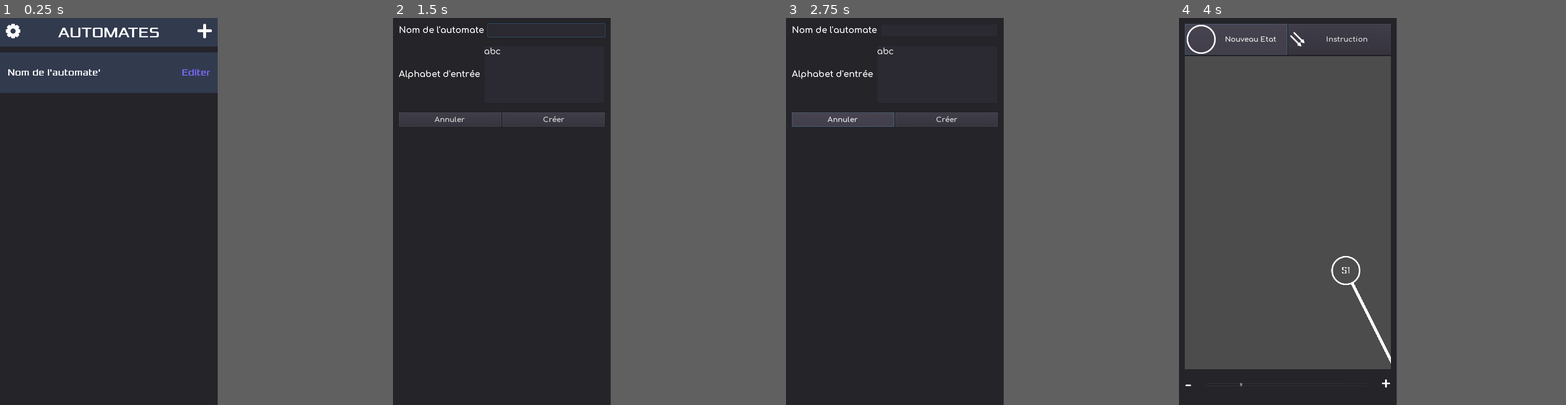
Above: before the commit, frames 1-4 (left to right).
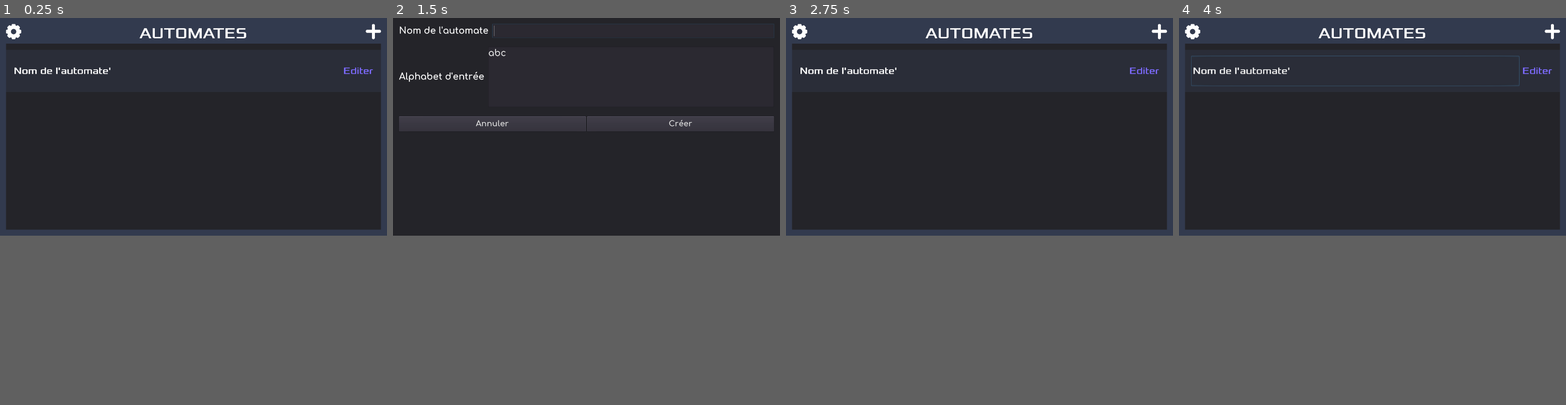
Above: after the commit, the same moments.

Repository: RedaMorsli/Automates
Game: Godot game, scene res://src/activities/MainMenu.tscn
The game is run twice, just before and just after one commit, with the same random seed, the same clock (stepped at 60 frames per second) and the same inputs.
Inputs (mouse positions are in pixels of both pictures, inside the frame that each line leads up to; where the layout moved, square brackets give the same spot in the first picture):
- Up to frame 1 (0.25 s): no input
- Up to frame 2 (1.5 s): click (400, 45) [404, 33] at 0.5 s; click (601, 45) [598, 33] at 1.25 s
- Up to frame 3 (2.75 s): click "Annuler" at 2 s
- Up to frame 4 (4 s): click (1341, 118) at 2.75 s, where only the run before the commit has a clickable "Créer"; click (1237, 41) at 3.5 s, where only the run before the commit has a clickable "Nouveau Etat"
In our replay, the window is 450x800 before the commit and 800x450 after it. These sizes can differ from the game's own. Grey fills any space a smaller window leaves; there, only what the larger window draws over its background counts as a difference.

The runs differ from the first frame. In frame 1, 7.2% of the frame differs, in the area x 0-100%, y 0-57%; in frame 2, 2.5%; in frame 3, 12%; in frame 4, 39%, in the area x 0-100%, y 0-100%.

Commit message:
Change resolution (1280x720)

Diff:
--- a/project.godot
+++ b/project.godot
@@ -25,12 +25,11 @@
 
 [display]
 
-window/size/width=750
-window/size/height=1334
-window/size/test_width=375
-window/size/test_height=667
-window/handheld/orientation="portrait"
-window/stretch/mode="2d"
+window/size/width=1280
+window/size/height=720
+window/size/test_width=1280
+window/size/test_height=720
+window/stretch/mode="viewport"
 window/stretch/aspect="expand"
 
 [input]
--- a/src/activities/EditAutomate.tscn
+++ b/src/activities/EditAutomate.tscn
@@ -43,19 +43,19 @@
 [node name="VBoxContainer" type="VBoxContainer" parent="Editer/MarginContainer"]
 margin_left = 20.0
 margin_top = 20.0
-margin_right = 730.0
-margin_bottom = 1314.0
+margin_right = 1260.0
+margin_bottom = 700.0
 __meta__ = {
 "_edit_use_anchors_": false
 }
 
 [node name="HBoxContainer" type="HBoxContainer" parent="Editer/MarginContainer/VBoxContainer"]
-margin_right = 710.0
+margin_right = 1240.0
 margin_bottom = 107.0
 alignment = 1
 
 [node name="AddEtat" type="Button" parent="Editer/MarginContainer/VBoxContainer/HBoxContainer"]
-margin_right = 353.0
+margin_right = 618.0
 margin_bottom = 107.0
 size_flags_horizontal = 3
 custom_fonts/font = ExtResource( 5 )
@@ -63,8 +63,8 @@
 icon = ExtResource( 4 )
 
 [node name="AddInstruction" type="Button" parent="Editer/MarginContainer/VBoxContainer/HBoxContainer"]
-margin_left = 357.0
-margin_right = 710.0
+margin_left = 622.0
+margin_right = 1240.0
 margin_bottom = 107.0
 size_flags_horizontal = 3
 custom_fonts/font = ExtResource( 5 )
@@ -73,8 +73,8 @@
 
 [node name="ViewportContainer" type="ViewportContainer" parent="Editer/MarginContainer/VBoxContainer"]
 margin_top = 111.0
-margin_right = 710.0
-margin_bottom = 1190.0
+margin_right = 1240.0
+margin_bottom = 576.0
 size_flags_horizontal = 3
 size_flags_vertical = 3
 stretch = true
@@ -83,14 +83,14 @@
 }
 
 [node name="Visual" parent="Editer/MarginContainer/VBoxContainer/ViewportContainer" instance=ExtResource( 2 )]
-size = Vector2( 710, 1079 )
+size = Vector2( 1240, 465 )
 handle_input_locally = false
 render_target_update_mode = 3
 
 [node name="HBoxContainer2" type="HBoxContainer" parent="Editer/MarginContainer/VBoxContainer"]
-margin_top = 1194.0
-margin_right = 710.0
-margin_bottom = 1294.0
+margin_top = 580.0
+margin_right = 1240.0
+margin_bottom = 680.0
 rect_min_size = Vector2( 0, 100 )
 custom_constants/separation = 50
 __meta__ = {
@@ -101,12 +101,12 @@
 margin_top = 16.0
 margin_right = 23.0
 margin_bottom = 84.0
-custom_fonts/font = SubResource( 5 )
+custom_fonts/font = SubResource( 1 )
 text = "-"
 
 [node name="HSlider" type="HSlider" parent="Editer/MarginContainer/VBoxContainer/HBoxContainer2"]
 margin_left = 73.0
-margin_right = 627.0
+margin_right = 1157.0
 margin_bottom = 100.0
 size_flags_horizontal = 3
 size_flags_vertical = 1
@@ -116,10 +116,10 @@
 value = 1.0
 
 [node name="Plus" type="Label" parent="Editer/MarginContainer/VBoxContainer/HBoxContainer2"]
-margin_left = 677.0
+margin_left = 1207.0
 margin_top = 16.0
-margin_right = 710.0
+margin_right = 1240.0
 margin_bottom = 84.0
-custom_fonts/font = SubResource( 6 )
+custom_fonts/font = SubResource( 2 )
 text = "+"
 [connection signal="value_changed" from="Editer/MarginContainer/VBoxContainer/HBoxContainer2/HSlider" to="Editer/MarginContainer/VBoxContainer/ViewportContainer/Visual" method="_on_zoom_value_changed"]
--- a/src/activities/MainMenu.gd
+++ b/src/activities/MainMenu.gd
@@ -3,3 +3,4 @@
 
 func _on_Paramtres_create_pressed():
 	App.goto_scene("res://src/activities/EditAutomate.tscn")
+	pass
--- a/src/activities/MainMenu.tscn
+++ b/src/activities/MainMenu.tscn
@@ -1,7 +1,6 @@
-[gd_scene load_steps=6 format=2]
+[gd_scene load_steps=5 format=2]
 
 [ext_resource path="res://src/ui/TopBar.tscn" type="PackedScene" id=1]
-[ext_resource path="res://src/ui/AutomateList.tscn" type="PackedScene" id=2]
 [ext_resource path="res://src/activities/MainMenu.gd" type="Script" id=3]
 [ext_resource path="res://src/ui/NewAutoDialog.tscn" type="PackedScene" id=4]
 
@@ -18,31 +17,13 @@
 "_edit_use_anchors_": false
 }
 
-[node name="VBoxContainer" type="VBoxContainer" parent="."]
-anchor_right = 1.0
-anchor_bottom = 1.0
-__meta__ = {
-"_edit_use_anchors_": false
-}
-
-[node name="TopBar" parent="VBoxContainer" instance=ExtResource( 1 )]
+[node name="Menu" parent="." instance=ExtResource( 1 )]
 anchor_right = 0.0
 anchor_bottom = 0.0
-margin_right = 750.0
-margin_bottom = 95.0
+margin_right = 1280.0
+margin_bottom = 720.0
 size_flags_horizontal = 11
-size_flags_vertical = 3
 
-[node name="AutomatesList" parent="VBoxContainer" instance=ExtResource( 2 )]
-anchor_right = 0.0
-anchor_bottom = 0.0
-margin_top = 99.0
-margin_right = 750.0
-margin_bottom = 1334.0
-size_flags_horizontal = 3
-size_flags_vertical = 3
-size_flags_stretch_ratio = 13.0
-
-[node name="Paramètres" parent="." instance=ExtResource( 4 )]
-[connection signal="add_clicked" from="VBoxContainer/TopBar" to="Paramètres" method="_on_TopBar_add_clicked"]
-[connection signal="create_pressed" from="Paramètres" to="." method="_on_Paramtres_create_pressed"]
+[node name="NewDialog" parent="." instance=ExtResource( 4 )]
+[connection signal="add_clicked" from="Menu" to="NewDialog" method="_on_TopBar_add_clicked"]
+[connection signal="create_pressed" from="NewDialog" to="." method="_on_Paramtres_create_pressed"]
--- a/src/ui/AutomateItem.tscn
+++ b/src/ui/AutomateItem.tscn
@@ -12,7 +12,7 @@
 margin_bottom = 160.0
 rect_min_size = Vector2( 0, 140 )
 theme = SubResource( 1 )
-color = Color( 0.2, 0.231373, 0.309804, 1 )
+color = Color( 0.2, 0.231373, 0.309804, 0 )
 __meta__ = {
 "_edit_use_anchors_": false
 }
@@ -33,7 +33,7 @@
 [node name="VContainer" type="HBoxContainer" parent="MarginContainer"]
 margin_left = 20.0
 margin_top = 20.0
-margin_right = 730.0
+margin_right = 1260.0
 margin_bottom = 120.0
 rect_min_size = Vector2( 0, 100 )
 alignment = 1
@@ -43,7 +43,7 @@
 }
 
 [node name="Nom" type="Button" parent="MarginContainer/VContainer"]
-margin_right = 596.0
+margin_right = 1126.0
 margin_bottom = 100.0
 hint_tooltip = "Lancer l'automate"
 size_flags_horizontal = 3
@@ -56,8 +56,8 @@
 align = 0
 
 [node name="Editer" type="Button" parent="MarginContainer/VContainer"]
-margin_left = 600.0
-margin_right = 710.0
+margin_left = 1130.0
+margin_right = 1240.0
 margin_bottom = 100.0
 hint_tooltip = "Editer l'automate"
 custom_fonts/font = ExtResource( 1 )
--- a/src/ui/AutomateList.gd
+++ b/src/ui/AutomateList.gd
@@ -1,9 +1,3 @@
 extends Control
 
 var automate_item = preload("res://src/ui/AutomateItem.tscn")
-
-
-
-func _on_TopBar_add_clicked():
-	var item = automate_item.instance()
-	$Panel/AutomateList/List.add_child(item)
--- a/src/ui/AutomateList.tscn
+++ b/src/ui/AutomateList.tscn
@@ -33,12 +33,13 @@
 }
 
 [node name="List" type="VBoxContainer" parent="Panel/AutomateList"]
-margin_right = 750.0
+margin_right = 1280.0
 margin_bottom = 140.0
 size_flags_horizontal = 3
 
 [node name="Item" parent="Panel/AutomateList/List" instance=ExtResource( 1 )]
 anchor_right = 0.0
 margin_top = 0.0
-margin_right = 750.0
+margin_right = 1280.0
 margin_bottom = 140.0
+color = Color( 0.2, 0.231373, 0.309804, 0.392157 )
--- a/src/ui/NewAutoDialog.gd
+++ b/src/ui/NewAutoDialog.gd
@@ -7,11 +7,14 @@
 
 func _on_TopBar_add_clicked():
 	popup_centered()
+	pass
 
 
 func _on_Confirm_pressed():
 	emit_signal("create_pressed")
+	pass
 
 
 func _on_Cancel_pressed():
 	hide()
+	pass
--- a/src/ui/NewAutoDialog.tscn
+++ b/src/ui/NewAutoDialog.tscn
@@ -30,9 +30,10 @@
 }
 
 [node name="MarginContainer" type="MarginContainer" parent="Panel"]
-margin_right = 750.0
-margin_bottom = 160.0
+anchor_right = 1.0
+anchor_bottom = 1.0
 size_flags_horizontal = 3
+size_flags_vertical = 3
 custom_constants/margin_right = 20
 custom_constants/margin_top = 20
 custom_constants/margin_left = 20
@@ -44,8 +45,8 @@
 [node name="VBoxContainer" type="VBoxContainer" parent="Panel/MarginContainer"]
 margin_left = 20.0
 margin_top = 20.0
-margin_right = 730.0
-margin_bottom = 375.0
+margin_right = 1260.0
+margin_bottom = 700.0
 size_flags_horizontal = 3
 custom_constants/separation = 30
 __meta__ = {
@@ -53,7 +54,7 @@
 }
 
 [node name="Nom" type="HBoxContainer" parent="Panel/MarginContainer/VBoxContainer"]
-margin_right = 710.0
+margin_right = 1240.0
 margin_bottom = 45.0
 size_flags_horizontal = 3
 
@@ -66,7 +67,7 @@
 
 [node name="LineEdit" type="LineEdit" parent="Panel/MarginContainer/VBoxContainer/Nom"]
 margin_left = 309.0
-margin_right = 710.0
+margin_right = 1240.0
 margin_bottom = 45.0
 size_flags_horizontal = 3
 custom_fonts/font = SubResource( 2 )
@@ -74,10 +75,9 @@
 
 [node name="Alphabet" type="HBoxContainer" parent="Panel/MarginContainer/VBoxContainer"]
 margin_top = 75.0
-margin_right = 710.0
+margin_right = 1240.0
 margin_bottom = 275.0
 size_flags_horizontal = 3
-size_flags_vertical = 3
 
 [node name="Label" type="Label" parent="Panel/MarginContainer/VBoxContainer/Alphabet"]
 margin_top = 82.0
@@ -88,27 +88,25 @@
 
 [node name="LineEdit" type="TextEdit" parent="Panel/MarginContainer/VBoxContainer/Alphabet"]
 margin_left = 295.0
-margin_right = 710.0
+margin_right = 1240.0
 margin_bottom = 200.0
 rect_min_size = Vector2( 0, 200 )
 hint_tooltip = "(ex: abc, 01, ab01...)"
 size_flags_horizontal = 3
-size_flags_vertical = 3
 custom_fonts/font = SubResource( 2 )
 text = "abc"
 caret_blink = true
 
 [node name="Buttons" type="HBoxContainer" parent="Panel/MarginContainer/VBoxContainer"]
 margin_top = 305.0
-margin_right = 710.0
+margin_right = 1240.0
 margin_bottom = 355.0
 rect_min_size = Vector2( 0, 50 )
 size_flags_horizontal = 3
-size_flags_vertical = 3
 alignment = 2
 
 [node name="Cancel" type="Button" parent="Panel/MarginContainer/VBoxContainer/Buttons"]
-margin_right = 353.0
+margin_right = 618.0
 margin_bottom = 50.0
 size_flags_horizontal = 3
 size_flags_vertical = 3
@@ -116,11 +114,12 @@
 text = "Annuler"
 
 [node name="Confirm" type="Button" parent="Panel/MarginContainer/VBoxContainer/Buttons"]
-margin_left = 357.0
-margin_right = 710.0
+margin_left = 622.0
+margin_right = 1240.0
 margin_bottom = 50.0
 size_flags_horizontal = 3
 size_flags_vertical = 3
 custom_fonts/font = ExtResource( 3 )
 text = "Créer"
+[connection signal="pressed" from="Panel/MarginContainer/VBoxContainer/Buttons/Cancel" to="." method="_on_Cancel_pressed"]
 [connection signal="pressed" from="Panel/MarginContainer/VBoxContainer/Buttons/Confirm" to="." method="_on_Confirm_pressed"]
--- a/src/ui/TopBar.tscn
+++ b/src/ui/TopBar.tscn
@@ -6,6 +6,7 @@
 [ext_resource path="res://assets/icones/setting_pressed.png" type="Texture" id=4]
 [ext_resource path="res://assets/icones/add_pressed_1.png" type="Texture" id=5]
 [ext_resource path="res://src/ui/TopBar.gd" type="Script" id=6]
+[ext_resource path="res://src/ui/AutomateList.tscn" type="PackedScene" id=7]
 
 [sub_resource type="Theme" id=1]
 
@@ -13,22 +14,28 @@
 anchor_right = 1.0
 anchor_bottom = 1.0
 size_flags_horizontal = 3
+size_flags_vertical = 3
 script = ExtResource( 6 )
 __meta__ = {
 "_edit_use_anchors_": false
 }
 
 [node name="Panel" type="ColorRect" parent="."]
-margin_right = 750.0
-margin_bottom = 104.0
+anchor_right = 1.0
+anchor_bottom = 1.0
 size_flags_horizontal = 3
+size_flags_vertical = 3
 theme = SubResource( 1 )
 color = Color( 0.2, 0.231373, 0.309804, 1 )
+__meta__ = {
+"_edit_use_anchors_": false
+}
 
 [node name="MarginContainer" type="MarginContainer" parent="Panel"]
-margin_right = 750.0
-margin_bottom = 104.0
+anchor_right = 1.0
+anchor_bottom = 1.0
 size_flags_horizontal = 3
+size_flags_vertical = 3
 custom_constants/margin_right = 20
 custom_constants/margin_top = 20
 custom_constants/margin_left = 20
@@ -37,20 +44,27 @@
 "_edit_use_anchors_": false
 }
 
-[node name="CenterContainer" type="HBoxContainer" parent="Panel/MarginContainer"]
+[node name="VBoxContainer" type="VBoxContainer" parent="Panel/MarginContainer"]
 margin_left = 20.0
 margin_top = 20.0
-margin_right = 730.0
-margin_bottom = 84.0
+margin_right = 1260.0
+margin_bottom = 700.0
 size_flags_horizontal = 3
+size_flags_vertical = 3
+
+[node name="CenterContainer" type="HBoxContainer" parent="Panel/MarginContainer/VBoxContainer"]
+margin_right = 1240.0
+margin_bottom = 61.0
+size_flags_horizontal = 3
+size_flags_vertical = 0
 alignment = 1
 __meta__ = {
 "_edit_use_anchors_": false
 }
 
-[node name="Settings" type="TextureButton" parent="Panel/MarginContainer/CenterContainer"]
+[node name="Settings" type="TextureButton" parent="Panel/MarginContainer/VBoxContainer/CenterContainer"]
 margin_right = 50.0
-margin_bottom = 64.0
+margin_bottom = 61.0
 grow_horizontal = 0
 grow_vertical = 0
 hint_tooltip = "Paramètres"
@@ -59,10 +73,10 @@
 texture_pressed = ExtResource( 4 )
 stretch_mode = 5
 
-[node name="Logo" type="Label" parent="Panel/MarginContainer/CenterContainer"]
+[node name="Logo" type="Label" parent="Panel/MarginContainer/VBoxContainer/CenterContainer"]
 margin_left = 54.0
-margin_right = 656.0
-margin_bottom = 64.0
+margin_right = 1186.0
+margin_bottom = 61.0
 size_flags_horizontal = 3
 size_flags_vertical = 3
 custom_fonts/font = ExtResource( 1 )
@@ -70,14 +84,23 @@
 text = "AUTOMATES"
 align = 1
 
-[node name="AddAutomate" type="TextureButton" parent="Panel/MarginContainer/CenterContainer"]
-margin_left = 660.0
-margin_right = 710.0
-margin_bottom = 64.0
+[node name="AddAutomate" type="TextureButton" parent="Panel/MarginContainer/VBoxContainer/CenterContainer"]
+margin_left = 1190.0
+margin_right = 1240.0
+margin_bottom = 61.0
 hint_tooltip = "Nouveau automate"
 size_flags_vertical = 3
 texture_normal = ExtResource( 2 )
 texture_pressed = ExtResource( 5 )
 stretch_mode = 5
-[connection signal="pressed" from="Panel/MarginContainer/CenterContainer/Settings" to="." method="_on_Settings_pressed"]
-[connection signal="pressed" from="Panel/MarginContainer/CenterContainer/AddAutomate" to="." method="_on_AddAutomate_pressed"]
+
+[node name="List" parent="Panel/MarginContainer/VBoxContainer" instance=ExtResource( 7 )]
+anchor_right = 0.0
+anchor_bottom = 0.0
+margin_top = 65.0
+margin_right = 1240.0
+margin_bottom = 680.0
+size_flags_horizontal = 3
+size_flags_vertical = 3
+[connection signal="pressed" from="Panel/MarginContainer/VBoxContainer/CenterContainer/Settings" to="." method="_on_Settings_pressed"]
+[connection signal="pressed" from="Panel/MarginContainer/VBoxContainer/CenterContainer/AddAutomate" to="." method="_on_AddAutomate_pressed"]
Not shown: 1 places in src/activities/EditAutomate.tscn that only renumber resources
Not shown: 1 places in src/ui/TopBar.tscn that only renumber resources
Not shown, added: automates.apk
